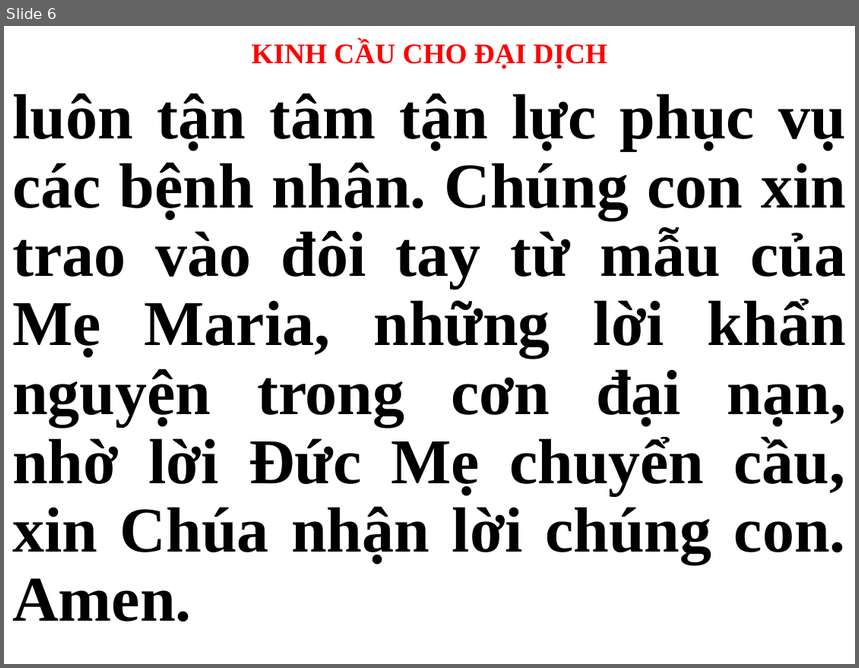
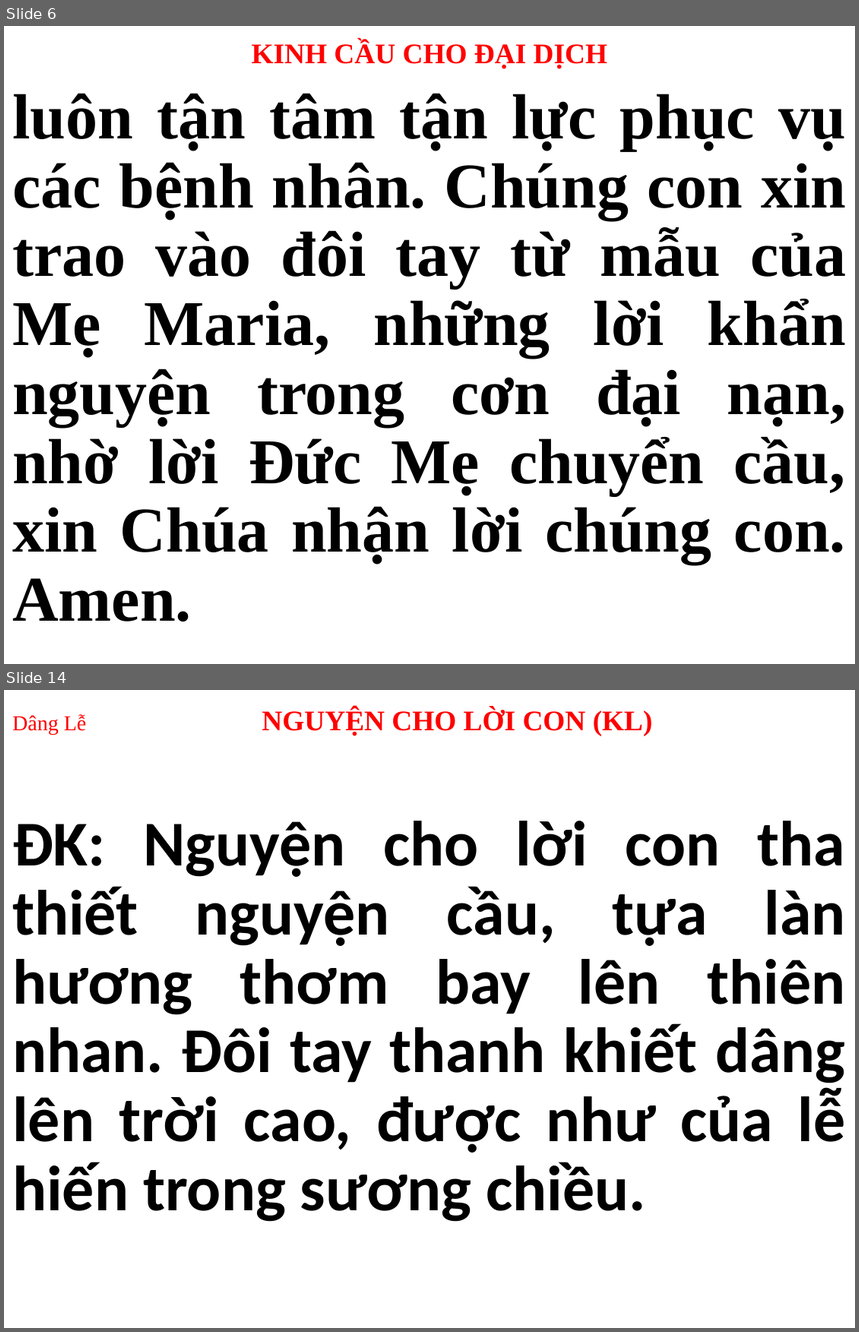
Before and after one commit to webfullstack99/usb-songs, a slide deck: Thứ 3.pptx. Shown one above the other, each under a label of ours: slide 6 before the commit, slides 6 and 14 after it; the slides between them are not shown. The pictures are 859x668 and 859x1332 pixels, drawn with LibreOffice and Linux fonts; fonts in the diff are those of the drawing. Boxes give left, top, right and bottom in pixels: in the first picture for what was removed or moved away, otherwise in the second. Text is boxed around its words. In the diff, an @@ line names an element or a change of style, - is before the commit and + after.

```diff
--- a/Thứ 3.pptx
+++ b/Thứ 3.pptx
@@ slide 14 added at (4,690,855,1328), background #FFFFFF @@
@@ title added at (12,708,653,736), 24 pt, text #FF0000, bold @@
+Dâng Lễ NGUYỆN CHO LỜI CON (KL)
@@ subtitle added at (12,821,846,1222), 54 pt, text #000000, bold @@
+ÐK: Nguyện cho lời con tha thiết nguyện cầu, tựa làn hương thơm bay lên thiên nhan. Ðôi tay thanh khiết dâng lên trời cao, được như của lễ hiến trong sương chiều.
```
Also in this commit, not shown: 3 slides changed, 15 other slides added, 23 slides removed.
